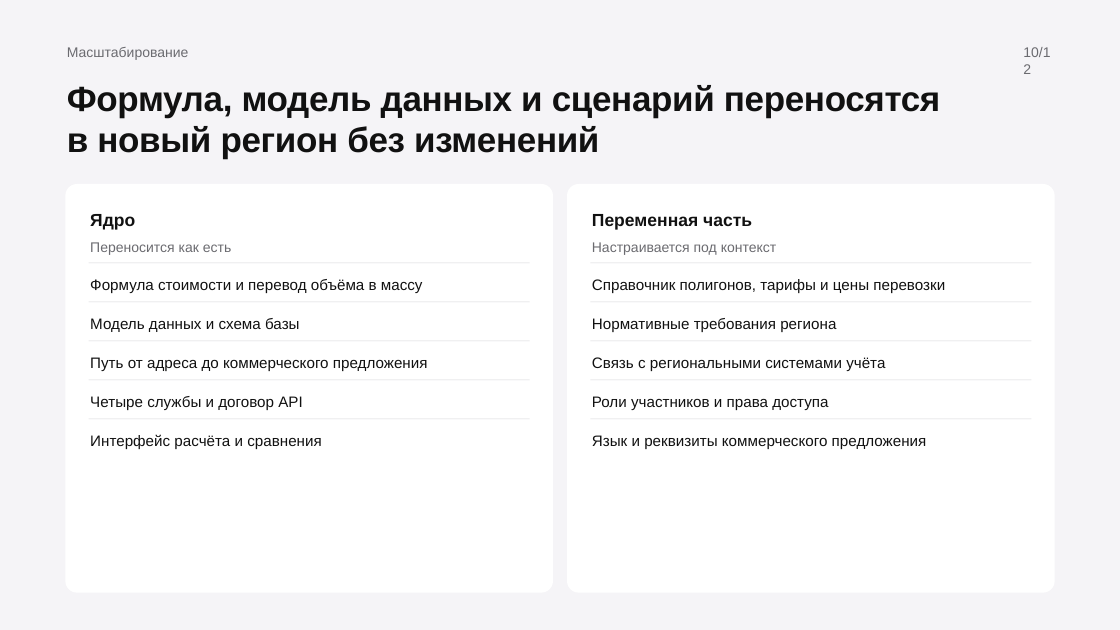
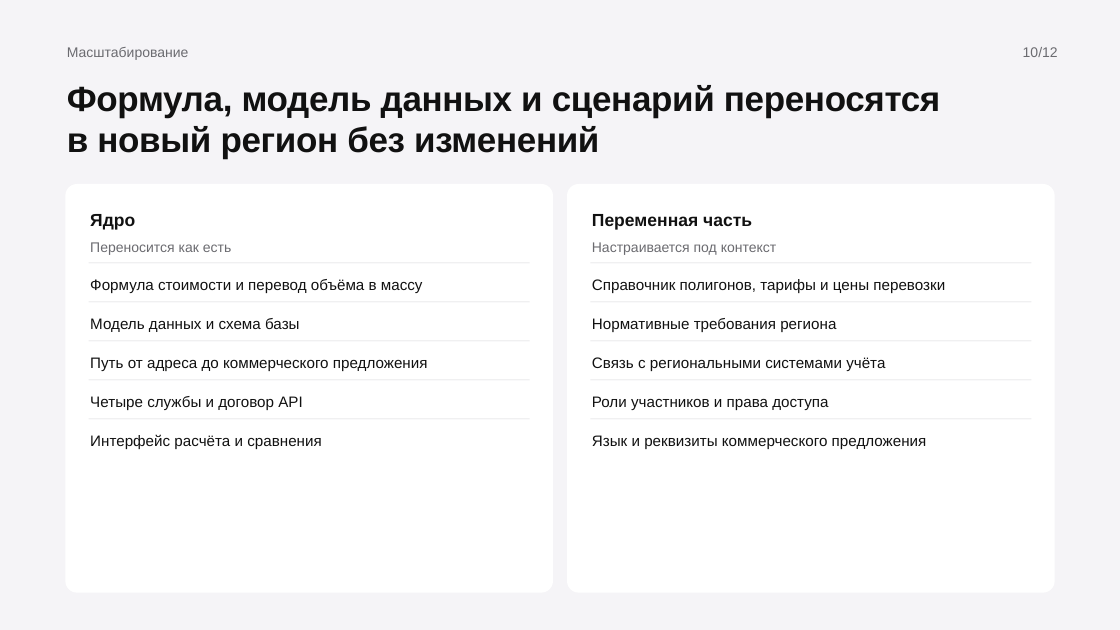
Before and after one commit to Calcifer-02/TheOdd1sOut, a slide deck: slide 10 of client/ПРЕЗЕНТАЦИЯ_ОНЛАЙН_ЭТАПА.pptx. Drawn at 1120x630 pixels with LibreOffice and Linux fonts; fonts in the diff are those of the drawing. Boxes give left, top, right and bottom in pixels: in the first picture for what was removed or moved away, otherwise in the second. Text is boxed around its words. In the diff, an @@ line names an element or a change of style, - is before the commit and + after.

```diff
--- a/client/ПРЕЗЕНТАЦИЯ_ОНЛАЙН_ЭТАПА.pptx
+++ b/client/ПРЕЗЕНТАЦИЯ_ОНЛАЙН_ЭТАПА.pptx
@@ text "10/12" at [1023,47,1058,57]: alignment left to right @@
```
Also in this commit, not shown: 11 other slides changed, 1 other file.
